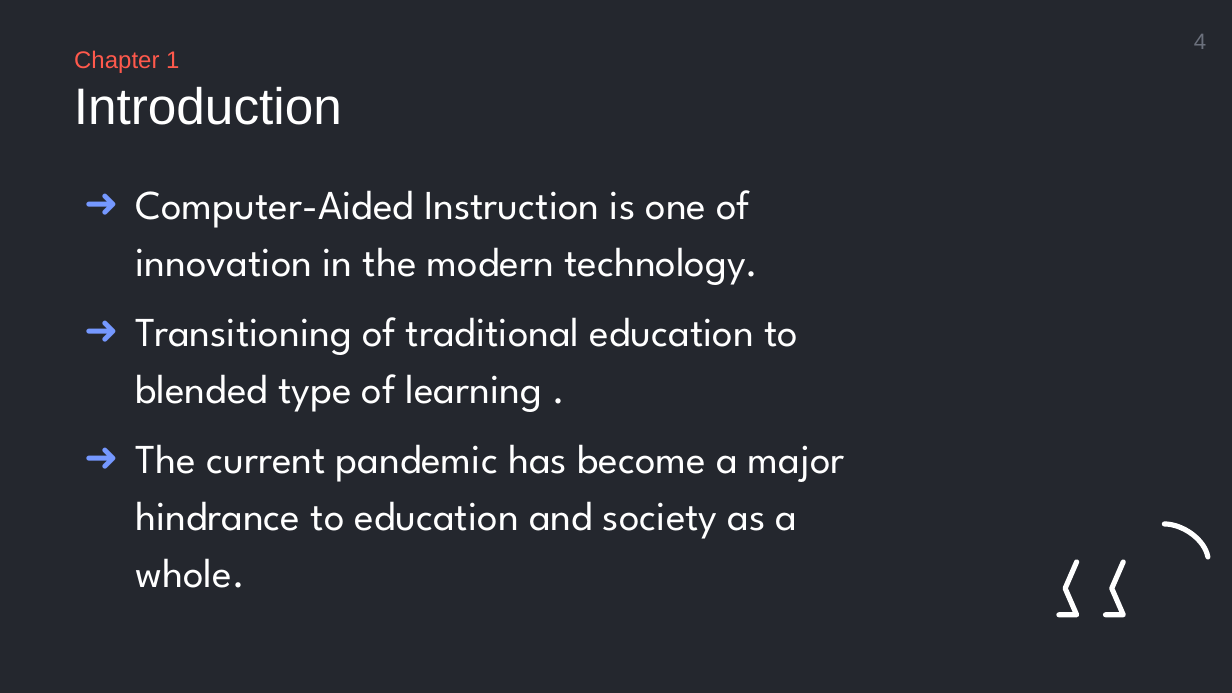
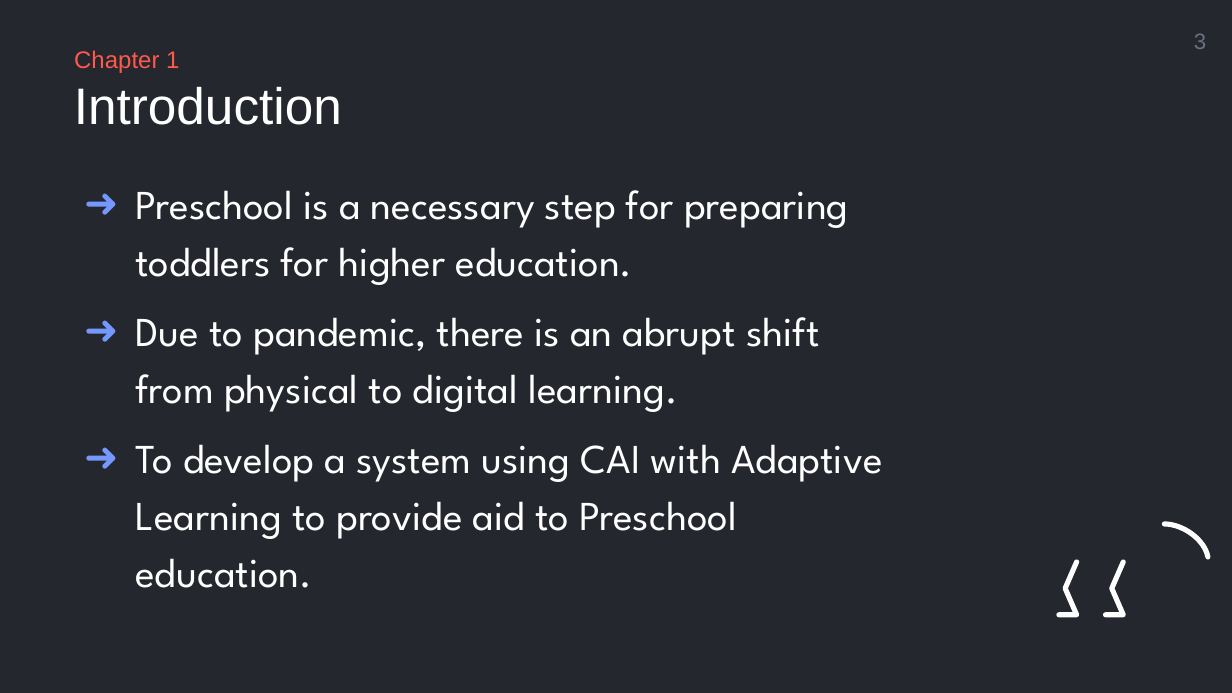
Before and after one commit to mrklglsn/CAPSTONE-FILES, a slide deck: slide 3 of Capstone Final/Presentation - With Diagram.pptx (slide 4 before the commit). Drawn at 1232x693 pixels with LibreOffice and Linux fonts; fonts in the diff are those of the drawing; background and template pictures are left out. Boxes give left, top, right and bottom in pixels: in the first picture for what was removed or moved away, otherwise in the second. Text is boxed around its words. In the diff, an @@ line names an element or a change of style, - is before the commit and + after.

```diff
--- a/Capstone Final/Presentation - With Diagram.pptx
+++ b/Capstone Final/Presentation - With Diagram.pptx
@@ page number at (1194,34,1206,49): text changed @@
-4
+3
@@ text at (135,190,883,588): text changed @@
-➜ Computer-Aided Instruction is one of innovation in the modern technology.
-➜ Transitioning of traditional education to blended type of learning .
-➜ The current pandemic has become a major hindrance to education and society as a whole.
+➜ Preschool is a necessary step for preparing toddlers for higher education.
+➜ Due to pandemic, there is an abrupt shift from physical to digital learning.
+➜ To develop a system using CAI with Adaptive Learning to provide aid to Preschool education.
```
Also in this commit, not shown: 5 other slides changed, 1 slide added, 1 slide removed.
